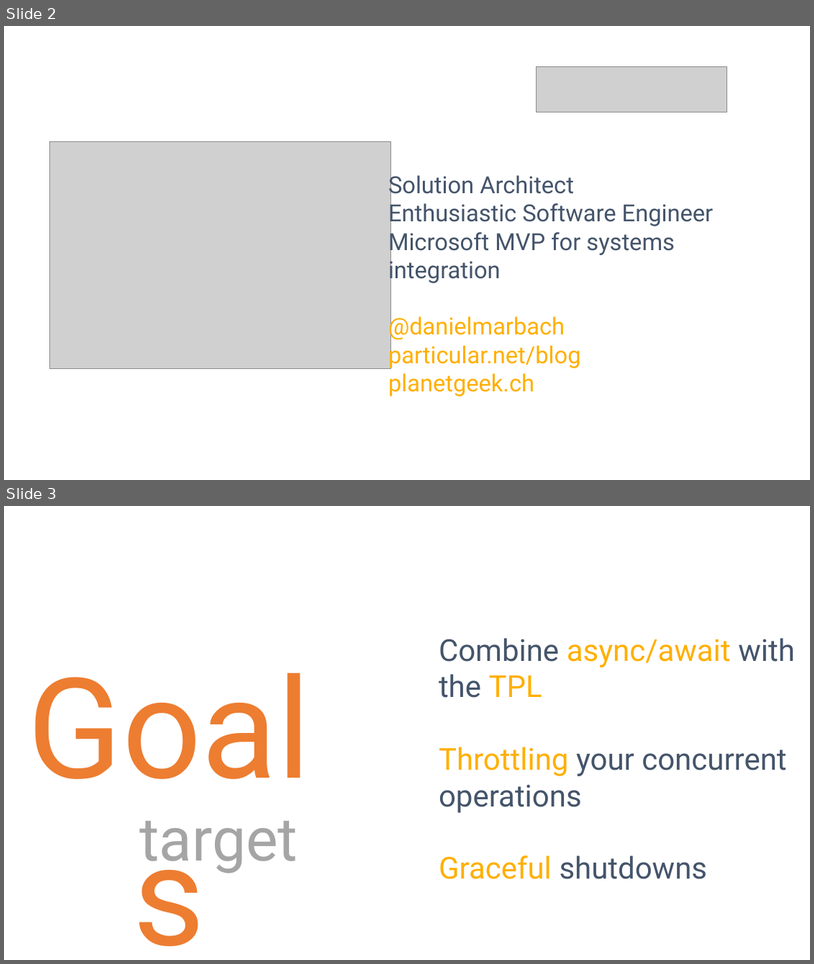
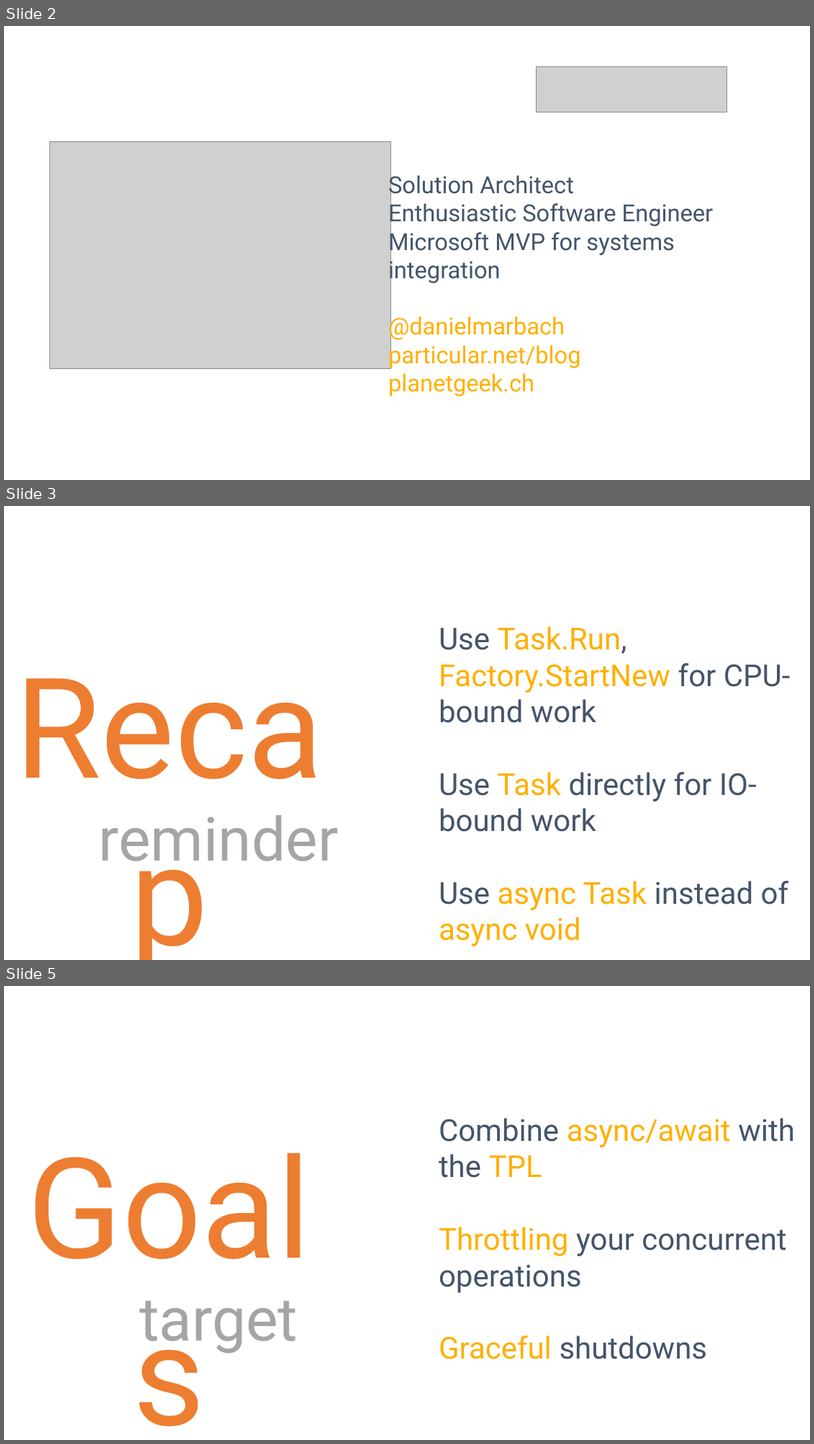
Before and after one commit to danielmarbach/03-03-2016-AsyncWebinar, a slide deck: webinar.pptx. Shown one above the other, each under a label of ours: slides 2 and 3 before the commit, slides 2, 3 and 5 after it; the slides between them are not shown. The pictures are 814x964 and 814x1444 pixels, drawn with LibreOffice and Linux fonts; fonts in the diff are those of the drawing; grey boxes stand for pictures. Boxes give left, top, right and bottom in pixels: in the first picture for what was removed or moved away, otherwise in the second. Text is boxed around its words. In the diff, an @@ line names an element or a change of style, - is before the commit and + after.

Commit message:
Recap added

```diff
--- a/webinar.pptx
+++ b/webinar.pptx
@@ slide 3 added at [4,506,810,960], background #FFFFFF @@
@@ text added at [439,626,791,946], 36 pt, text #44546A @@
+Use Task.Run, Factory.StartNew for CPU-bound work
+Use Task directly for IO-bound work
+Use async Task instead of async void
@@ text added at [4,636,335,811], 166 pt, text #ED7D31 @@
+Recap
@@ text added at [99,815,339,875], 72 pt, text #A5A5A5 @@
+reminder
@@ what was slide 3 is now slide 5 @@
```
Also in this commit, not shown: 1 other slide added, 1 other file.
